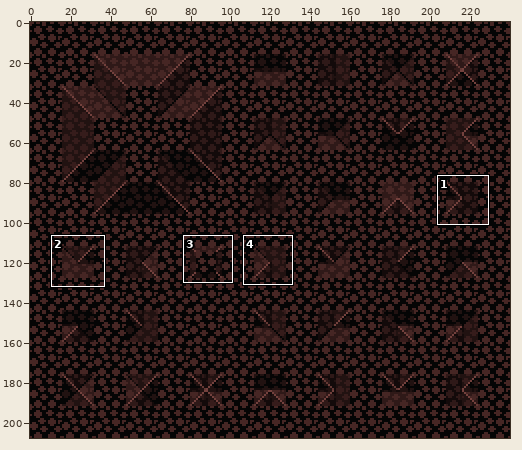
Two states of a sprite sheet, graphics/images/ramps_soil.png. The picture above shows the old version from afar; the outline marks the close-up.
Close-up. Before the edit:
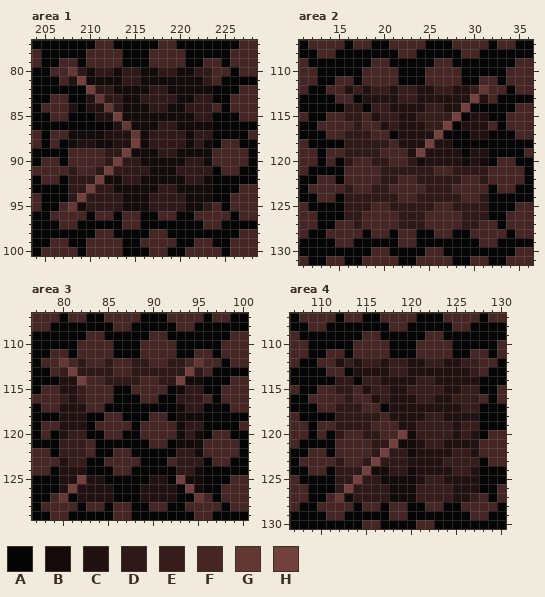
The file is 480x416 pixels, drawn in blocks of 2x2; one block is one cell here. Colours within 5 levels of each other are drawn and written as one. Shown: area 1: x 204..228, y 77..100; area 2: x 11..36, y 107..131; area 3: x 77..100, y 107..129; area 4: x 107..130, y 107..130. The commit also changed other parts of the picture, which this record leaves out.
Palette (. is transparent): A #050505  B #130a0a  C #211211  D #2f1918  E #361c1b  F #462624  G #633834  H #73413d
Pixels before, area 1, first column x 204:
 77 AAAAAAAFFAAAAAFFAAAAAAAFF
 78 FAAAAAFFFFAAAFFFFAAAAAFFF
 79 FAAFFAFFFFAAAFFFFAAFFAFFF
 80 AAFFGDBDDBDDBBDDBBDDFFAFF
 81 AAAFCHBBBBDDBBBBBBBDFAAAA
 82 AAAAAAHDDBBBBDDBBBBBAAAFF
 83 AAFFAACGDDBBDDDDBBDDAAFFF
 84 AFFFCACCGDBBBDDBBDDDFAFFF
 85 AAFFAAACCHBBBBBBBBDDAAAFF
 86 AAAAAAAAACGBBBDDBBBBAAAAA
 87 FAFFBBBBCCCGBDDDDBDDAAAAF
 88 FAFABCCBBCCHBDDDDBDBAFFAA
 89 AAAAFFFFDDHBBBDDBBBBFFFFA
 90 AFFAFFFFDHDDBBBBBDDBFFFFA
 91 FFFFDFFDHDDDDBBBDDDDAFFAA
 92 AFFADDDHBBDDBBBBBDDBAAAAA
 93 AAAADDHDDBBBBBDDBBBBAAAFF
 94 FAAADHDDDDBBBDDDDBBBAAFFF
 95 FAAFGBDDDDBBBDDDDBBDFAFFF
 96 AAFFFFAFFAFFAAFFAAFFFFAFF
 97 AAAFFAAAAAFFAAAAAAAFFAAAA
 98 AAAAAAAFFAAAAFFAAAAAAAAFF
 99 AAFFAAFFFFAAFFFFAAFFAAFFF
100 AFFFFAFFFFAAAFFAAFFFFAFFF
Pixels before, area 2, first column x 11:
107 AFFFFAFFAAFFFFAAAFFFFAFFAA
108 AAFFAAAAAAAFFAAAAAFFAAAAAA
109 FAAAAAAAFFAAAAAFFAAAAAAAFF
110 FFAAAAAFFFFAAAFFFFAAAAAFFF
111 FFAAFFAFFFFAAAFFFFAAFFAFFF
112 FAAFFCECEECEECCEECCEGFFAFF
113 AAAAFFACCCCEECCCCCCHCFAAAA
114 AAAAADDAEECCCCEECCHAAAAAFF
115 FAAFFDDFCEECCEEEEHACCAAFFF
116 AAFFFFDFFCECCCEEHACCCFAFFF
117 AAAFFDDDFFACCCCHAAACCAAAFF
118 FAAAADDDDDFCCCHCCAAAAAAAAA
119 FFAFFDDDDFFFCHCCCCACCAAAAF
120 FFAFADFFDDFFDBCCCCBCBAFFAA
121 FAAAAFFFFDDDDDDFFDDDDFFFFA
122 AAFFAFFFFDDFFDDDDDFFDFFFFA
123 AFFFFDFFDDFFFFDDDFFFFAFFAA
124 AAFFADDDDDDFFDDDDDFFDAAAAA
125 FAAAADDDFFDDDDDFFDDDDAAAFF
126 FFAAADDFFFFDDDFFFFDDDAAFFF
127 FFAAFFDFFFFDDDFFFFDDFFAFFF
128 FAAFFFFAFFAFFAAFFAAFFFFAFF
129 AAAAFFAAAAAFFAAAAAAAFFAAAA
130 AAAAAAAAFFAAAAFFAAAAAAAAFF
131 FAAFFAAFFFFAAFFFFAAFFAAFFF
Pixels before, area 3, first column x 77:
107 FFFAFFAAFFFFAAAFFFFAFFAA
108 FFAAAAAAAFFAAAAAFFAAAAAA
109 AAAAAAFFAAAAAFFAAAAAAAFF
110 AAAAAFFFFAAAFFFFAAAAAFFF
111 AAFFAFFFFAAAFFFFAAFFAFFF
112 AFFGFDFFDFFDDFFDDFGFFAFF
113 AAFEHDDDDFFDDDDDDHDFAAAA
114 AAACCHFFDDDDFFDDHBBAAAFF
115 AFFCCEFFFAAFFFFABDDAAFFF
116 FFFECEFFFAAAFFAADDDFAFFF
117 AFFCCCFFAAAAAAAABDDAAAFF
118 AAACCCAAFFAAAFFABBBAAAAA
119 AFFCCCAFFFFAFFFFBDDAAAAF
120 AFACEEAAFFAAFFFFBDBAFFAA
121 AAAEEEFAAAAAAFFABBBFFFFA
122 FFAEEEFAAFFAAAAADDBFFFFA
123 FFFCEEAAFFFFAAAFDDDAFFAA
124 FFACCCAAAFFAAAAADDBAAAAA
125 AAACCHCCAAAAACCAHBBAAAFF
126 AAACHCCCCAAACCCCAHBAAFFF
127 AAFGACCCCAAACCCCAAGFAFFF
128 AFFFFAFFAFFAAFFAAFFFFAFF
129 AAFFAAAAAFFAAAAAAAFFAAAA
Pixels before, area 4, first column x 107:
107 AFFFFAFFAAFFFFAAAFFFFAFF
108 AAFFAAAAAAAFFAAAAAFFAAAA
109 FAAAAAAAFFAAAAAFFAAAAAAA
110 FFAAAAAFFFFAAAFFFFAAAAAF
111 FFAAFFAFFFFAAAFFFFAAFFAF
112 FAAFFCECEECEECCEECCEEFFA
113 AAAAFFACCCCEECCCCCCCEFAA
114 AAAAADDAEECCCCEECCCCCAAA
115 FAAFFDDFCEECCEEEECCEEAAF
116 AAFFFFDFFCECCCEECCEEEFAF
117 AAAFFDDDFFACCCCCCCCEEAAA
118 FAAAADDDDDFCCCCEECCCCAAA
119 FFAFFDDDDFFFCCEEEECEEAAA
120 FFAFADFFDDFFHBEEEECECAFF
121 FAAAAFFFFDDHBBCEECCCCFFF
122 AAFFAFFFFDHDDBCCCCEECFFF
123 AFFFFDFFDHDDDCCCCEEEEAFF
124 AAFFADDDHBBDDBCCCCEECAAA
125 FAAAADDHDDBBBBCEECCCCAAA
126 FFAAADHDDDDBBBEEEECCCAAF
127 FFAAFGBDDDDBBBEEEECCEFAF
128 FAAFFFFAFFAFFAAFFAAFFFFA
129 AAAAFFAAAAAFFAAAAAAAFFAA
130 AAAAAAAAFFAAAAFFAAAAAAAA
New version:
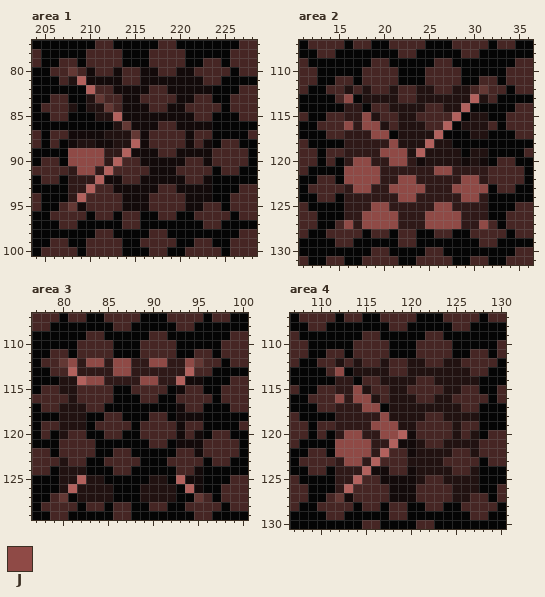
Colours new in this view: J #8f4a46
The edit:
colour H: #73413d -> #b2615d
Area 1:
y 80: x 209 D -> F; x 211..212 DD -> FF; x 214..215 DD -> FF; x 218..219 DD -> FF; x 222..223 DD -> FF
y 81: x 214..215 DD -> FF; x 223 D -> F
y 82: x 211..212 DD -> FF; x 217..218 DD -> FF
y 83: x 212..213 DD -> FF; x 216..219 DDDD -> FFFF; x 222..223 DD -> FF
y 84: x 213 D -> F; x 217..218 DD -> FF; x 221..223 DDD -> FFF
y 85: x 222..223 DD -> FF
y 86: x 218..219 DD -> FF
y 87: x 217..220 DDDD -> FFFF; x 222..223 DD -> FF
y 88: x 217..220 DDDD -> FFFF; x 222 D -> F
y 89: x 208..211 FFFF -> JJJJ; x 218..219 DD -> FF
y 90: x 208..211 FFFF -> JJJJ; x 214..215 DD -> FF; x 221..222 DD -> FF
y 91: x 209..210 FF -> JJ; x 213..216 DDDD -> FFFF; x 220..223 DDDD -> FFFF
y 92: x 214..215 DD -> FF; x 221..222 DD -> FF
y 93: x 211..212 DD -> FF; x 218..219 DD -> FF
y 94: x 210..213 DDDD -> FFFF; x 217..220 DDDD -> FFFF
y 95: x 210..213 DDDD -> FFFF; x 217..220 DDDD -> FFFF; x 223 D -> F
Area 2:
y 112: x 17 E -> F; x 19..20 EE -> FF; x 22..23 EE -> FF; x 26..27 EE -> FF; x 30 E -> F
y 113: x 16 F -> J; x 22..23 EE -> FF
y 114: x 19..20 EE -> FF; x 25..26 EE -> FF
y 115: x 18 F -> J; x 20..21 EE -> FF; x 24..27 EEEE -> FFFF
y 116: x 16 F -> J; x 18..19 FF -> JJ; x 21 E -> F; x 25..26 EE -> FF
y 117: x 19..20 FF -> JJ
y 118: x 21 F -> J
y 119: x 20..22 FFF -> JJJ
y 120: x 17..18 FF -> JJ; x 21..22 FF -> JJ
y 121: x 16..19 FFFF -> JJJJ; x 26..27 FF -> JJ
y 122: x 16..19 FFFF -> JJJJ; x 22..23 FF -> JJ; x 29..30 FF -> JJ
y 123: x 17..18 FF -> JJ; x 21..24 FFFF -> JJJJ; x 28..31 FFFF -> JJJJ
y 124: x 22..23 FF -> JJ; x 29..30 FF -> JJ
y 125: x 19..20 FF -> JJ; x 26..27 FF -> JJ
y 126: x 18..21 FFFF -> JJJJ; x 25..28 FFFF -> JJJJ
y 127: x 16 F -> J; x 18..21 FFFF -> JJJJ; x 25..28 FFFF -> JJJJ; x 31 F -> J
Area 3:
y 112: x 81 F -> J; x 83..84 FF -> JJ; x 86..87 FF -> JJ; x 90..91 FF -> JJ; x 94 F -> J
y 113: x 80 E -> F; x 86..87 FF -> JJ; x 95 D -> F
y 114: x 83..84 FF -> JJ; x 89..90 FF -> JJ
y 115: x 82 E -> F; x 94..95 DD -> FF
y 116: x 80 E -> F; x 82 E -> F; x 93..95 DDD -> FFF
y 117: x 94..95 DD -> FF
y 119: x 94..95 DD -> FF
y 120: x 81..82 EE -> FF; x 94 D -> F
y 121: x 80..82 EEE -> FFF
y 122: x 80..82 EEE -> FFF; x 93..94 DD -> FF
y 123: x 81..82 EE -> FF; x 93..95 DDD -> FFF
y 124: x 93..94 DD -> FF
Area 4:
y 112: x 113 E -> F; x 115..116 EE -> FF; x 118..119 EE -> FF; x 122..123 EE -> FF; x 126..127 EE -> FF
y 113: x 112 F -> J; x 118..119 EE -> FF; x 127 E -> F
y 114: x 115..116 EE -> FF; x 121..122 EE -> FF
y 115: x 114 F -> J; x 116..117 EE -> FF; x 120..123 EEEE -> FFFF; x 126..127 EE -> FF
y 116: x 112 F -> J; x 114..115 FF -> JJ; x 117 E -> F; x 121..122 EE -> FF; x 125..127 EEE -> FFF
y 117: x 115..116 FF -> JJ; x 126..127 EE -> FF
y 118: x 117 F -> J; x 122..123 EE -> FF
y 119: x 116..118 FFF -> JJJ; x 121..124 EEEE -> FFFF; x 126..127 EE -> FF
y 120: x 113..114 FF -> JJ; x 117..118 FF -> JJ; x 121..124 EEEE -> FFFF; x 126 E -> F
y 121: x 112..115 FFFF -> JJJJ; x 122..123 EE -> FF
y 122: x 112..115 FFFF -> JJJJ; x 118..119 DD -> FF; x 125..126 EE -> FF
y 123: x 113..114 FF -> JJ; x 117..119 DDD -> FFF; x 124..127 EEEE -> FFFF
y 124: x 118..119 DD -> FF; x 125..126 EE -> FF
y 125: x 115..116 DD -> FF; x 122..123 EE -> FF
y 126: x 114..117 DDDD -> FFFF; x 121..124 EEEE -> FFFF
y 127: x 114..117 DDDD -> FFFF; x 121..124 EEEE -> FFFF; x 127 E -> F
Boxes around the changes in both close-ups, in picture pixels (x1, y1, x2, y2):
changed: (68, 67, 212, 211)
changed: (344, 85, 488, 229)
changed: (59, 358, 203, 493)
changed: (335, 358, 479, 502)
